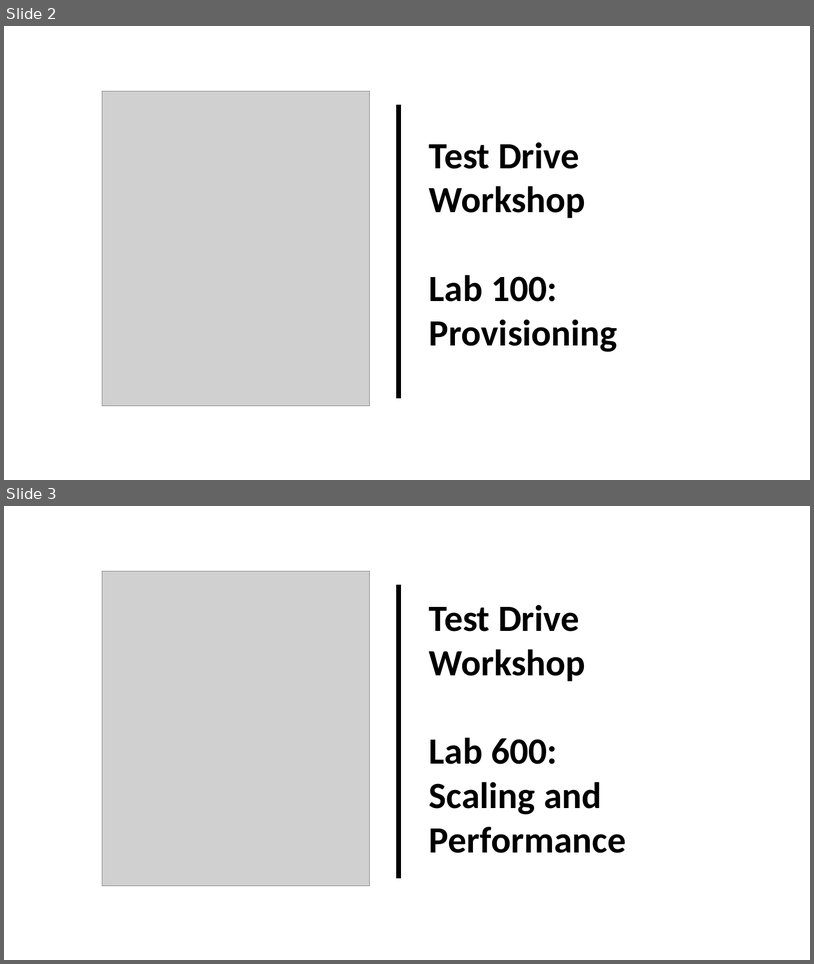
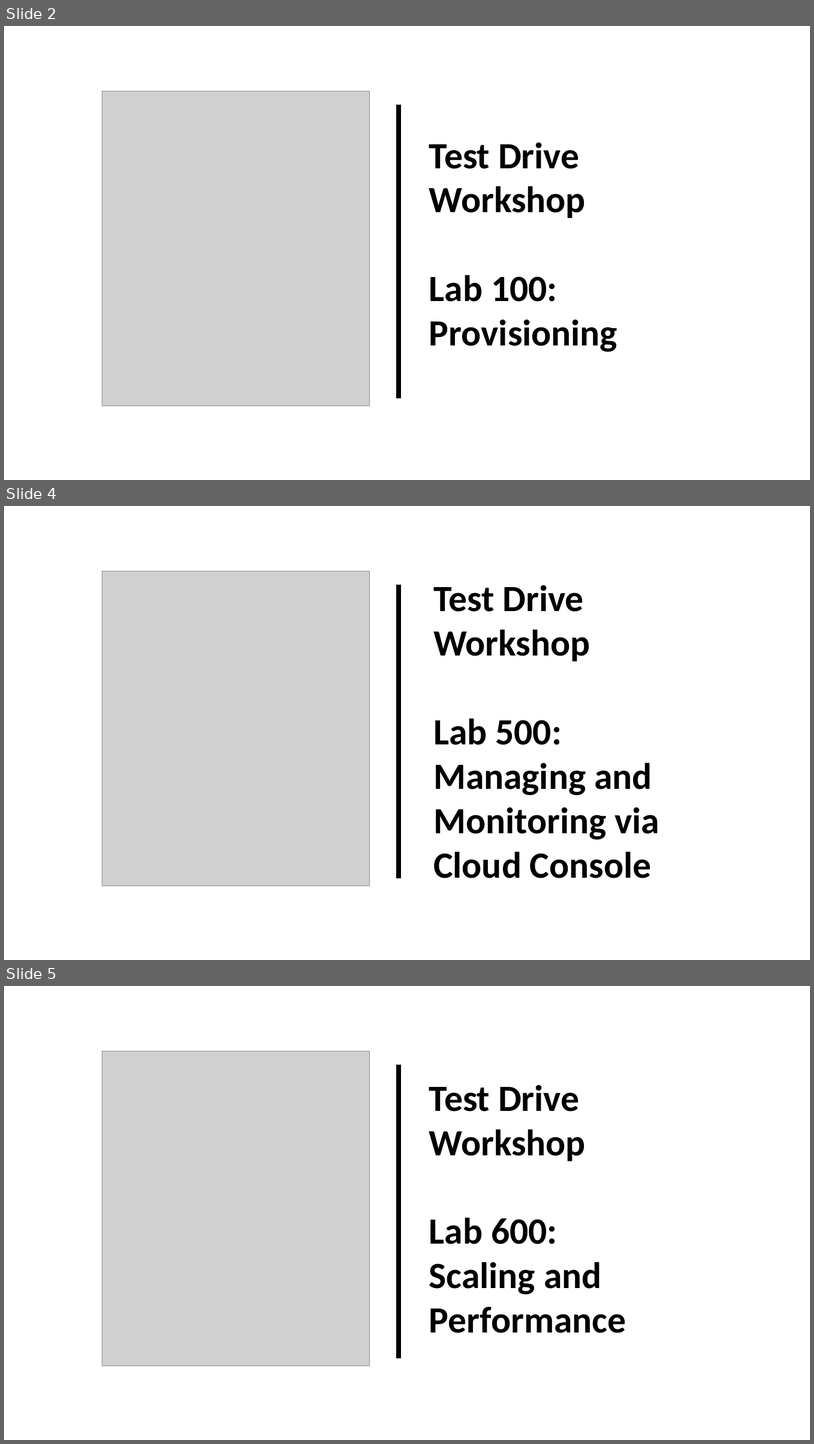
Before and after one commit to millerhoo/journey4-adwc, a slide deck: workshops/journey4-adwc/images/TitleImages.pptx. Shown one above the other, each under a label of ours: slides 2 and 3 before the commit, slides 2, 4 and 5 after it; the slides between them are not shown. The pictures are 814x964 and 814x1444 pixels, drawn with LibreOffice and Linux fonts; fonts in the diff are those of the drawing; grey boxes stand for pictures. Boxes give left, top, right and bottom in pixels: in the first picture for what was removed or moved away, otherwise in the second. Text is boxed around its words. In the diff, an @@ line names an element or a change of style, - is before the commit and + after.

```diff
--- a/workshops/journey4-adwc/images/TitleImages.pptx
+++ b/workshops/journey4-adwc/images/TitleImages.pptx
@@ slide 4 added at [4, 506, 810, 960], background #FFFFFF @@
@@ picture added at [102, 571, 370, 886] @@
@@ line added from (399, 585) to (399, 878), #000000 6 pt @@
@@ text added at [434, 585, 660, 878], 44 pt, text #000000, bold @@
+Test Drive
+Workshop
+Lab 500:
+Managing and Monitoring via Cloud Console
@@ what was slide 3 is now slide 5 @@
```
Also in this commit, not shown: 1 other slide added, 4 other files.
